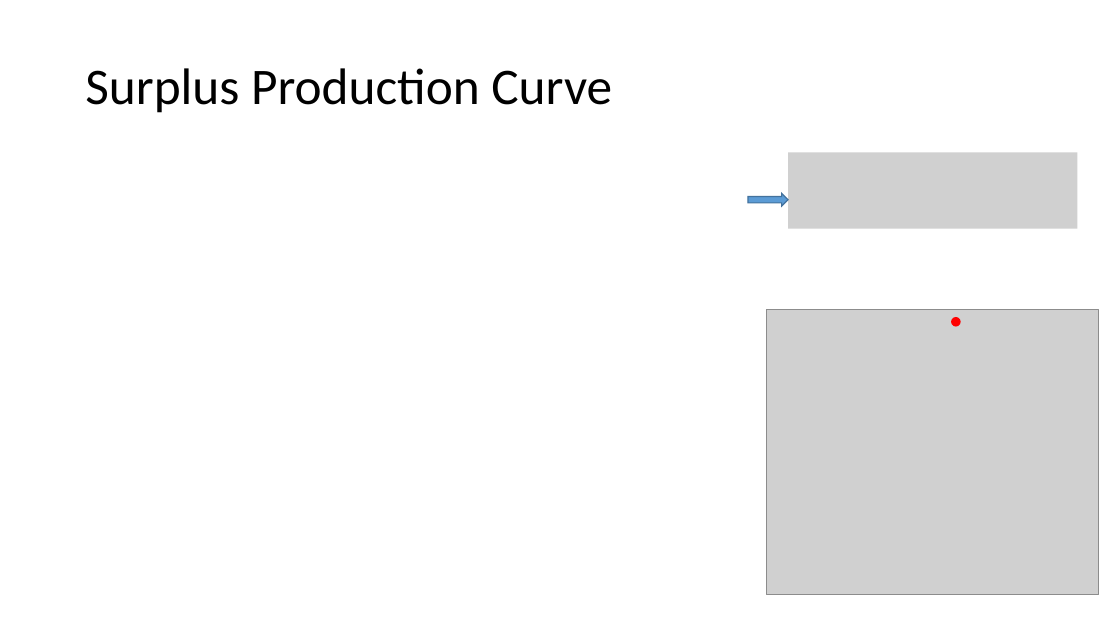
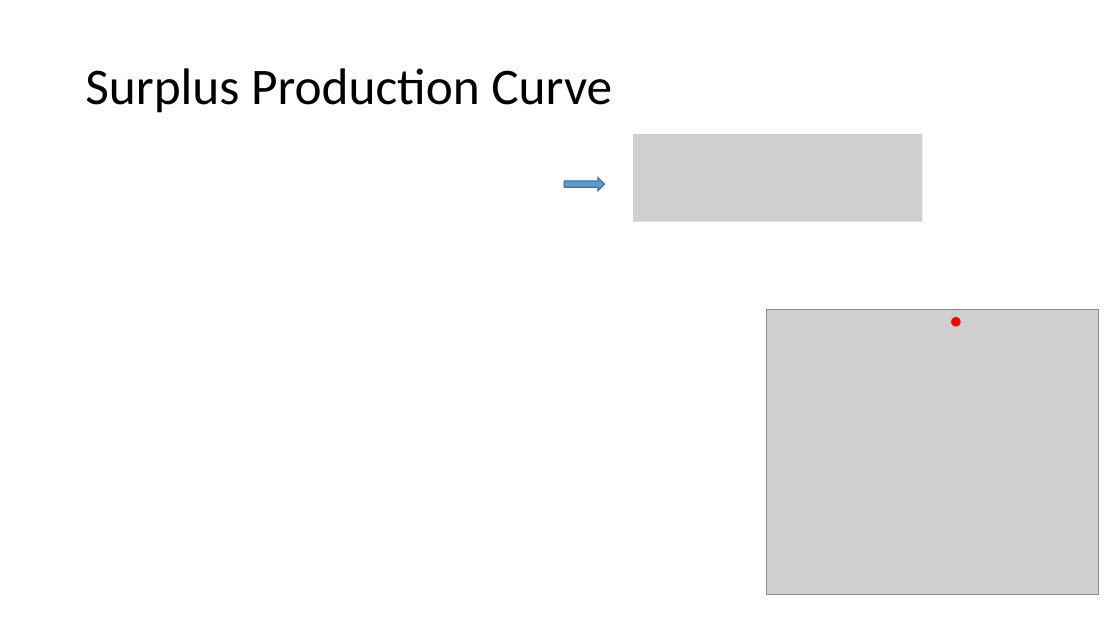
Before and after one commit to TESA-workshops/Ref-Pt-101, a slide deck: slide 30 of RefPt101_221110tb.pptx (slide 29 before the commit). Drawn at 1120x630 pixels with LibreOffice and Linux fonts; fonts in the diff are those of the drawing; grey boxes stand for pictures. Boxes give left, top, right and bottom in pixels: in the first picture for what was removed or moved away, otherwise in the second. Text is boxed around its words. In the diff, an @@ line names an element or a change of style, - is before the commit and + after.

```diff
--- a/RefPt101_221110tb.pptx
+++ b/RefPt101_221110tb.pptx
@@ picture: place and size @@
-picture at [788,152,1077,229]
+picture at [634,134,923,221]
@@ right arrow: place and size @@
-right arrow at [748,193,788,206]
+right arrow at [565,178,605,191]
```
Also in this commit, not shown: 7 other slides changed, 1 slide added, 1 slide removed, 1 other file.
